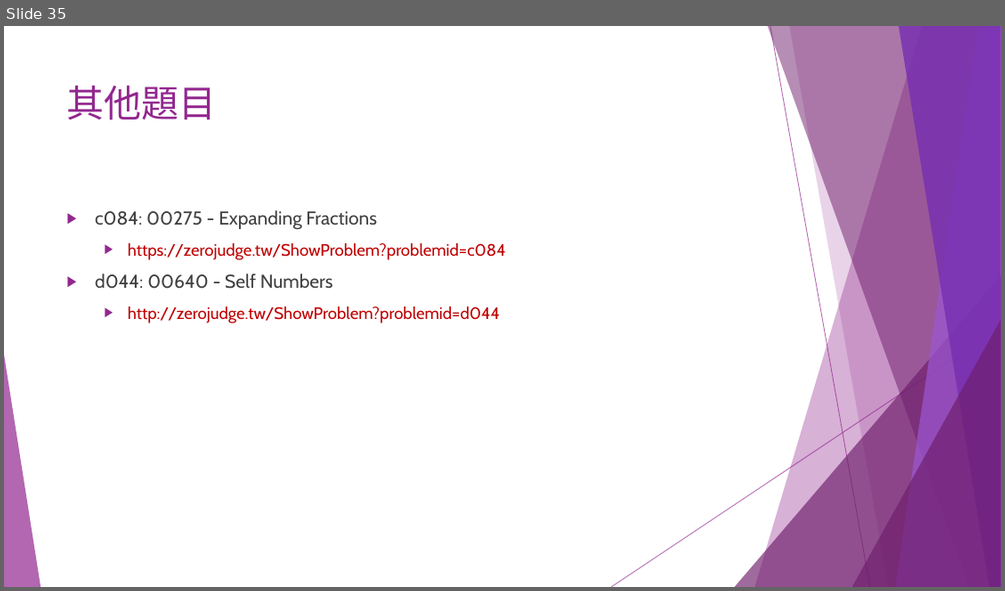
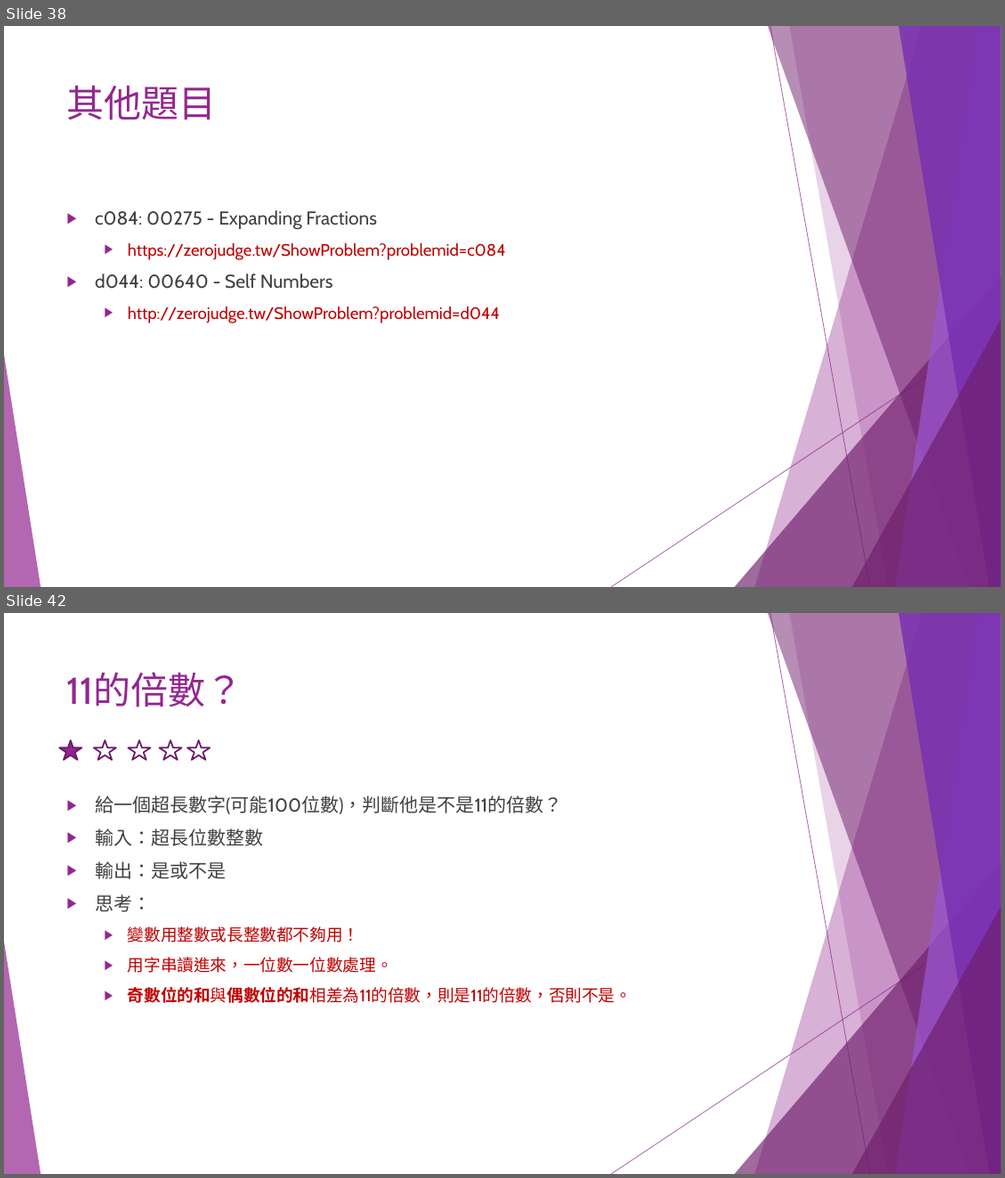
Before and after one commit to liulawsi/My_PPTs, a slide deck: CHING JIAN/C_Class/A1_邏輯思考訓練題.pptx. Shown one above the other, each under a label of ours: slide 35 before the commit, slides 38 and 42 after it; the slides between them are not shown. The pictures are 1005x591 and 1005x1178 pixels, drawn with LibreOffice and Linux fonts; fonts in the diff are those of the drawing. Boxes give left, top, right and bottom in pixels: in the first picture for what was removed or moved away, otherwise in the second. Text is boxed around its words. In the diff, an @@ line names an element or a change of style, - is before the commit and + after.

```diff
--- a/CHING JIAN/C_Class/A1_邏輯思考訓練題.pptx
+++ b/CHING JIAN/C_Class/A1_邏輯思考訓練題.pptx
@@ slide 42 added at <box>4,613,1001,1174</box>, background #FFFFFF; not listed: 10 template elements that a slide beside it also shows @@
@@ title added at <box>67,673,243,707</box>, 36 pt, text #92278F @@
+11的倍數？
@@ group added at <box>59,740,210,760</box>: 5 stars @@
@@ text added at <box>95,795,631,1003</box>, 16 pt, text #C00000 @@
+▶ 給一個超長數字(可能100位數)，判斷他是不是11的倍數？
+▶ 輸入：超長位數整數
+▶ 輸出：是或不是
+▶ 思考：
+  ▶ 變數用整數或長整數都不夠用！
+  ▶ 用字串讀進來，一位數一位數處理。
+  ▶ 奇數位的和與偶數位的和相差為11的倍數，則是11的倍數，否則不是。
@@ what was slide 35 is now slide 38 @@
```
Also in this commit, not shown: 4 slides changed, 11 other slides added.
